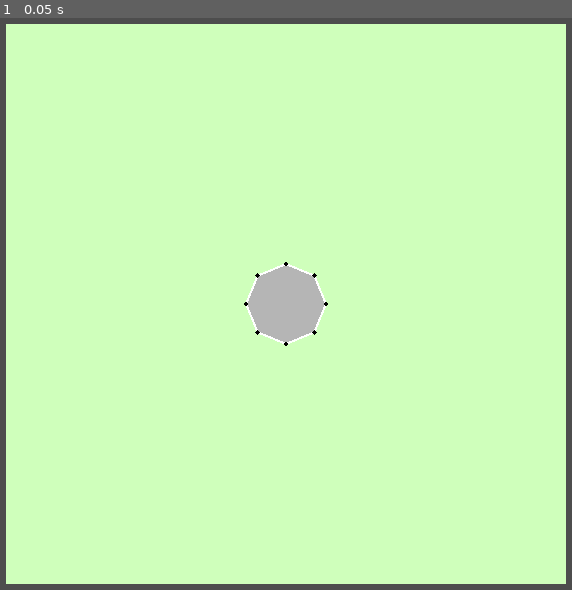
Above: before the commit, frame 1.
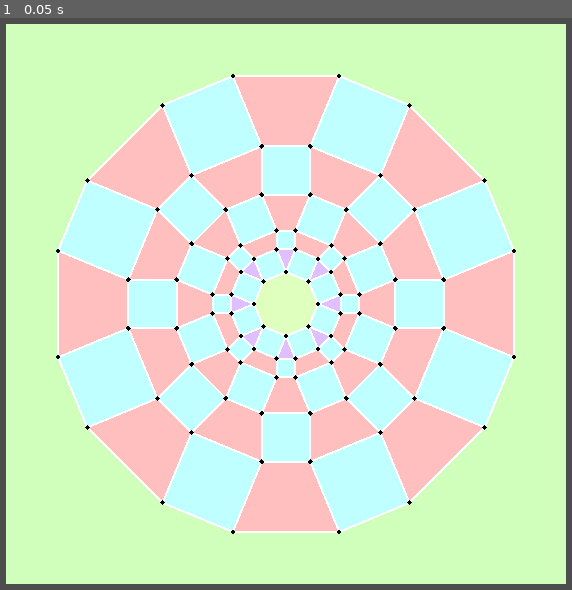
Above: after the commit, the same moment.

Repository: Pe3Hu/rangi
Game: Godot game, scene res://scene/Game.tscn
Two runs of this game, one before a commit and one after it. Both use one fixed random seed, a clock stepped at 60 frames per second and the inputs below.
Inputs:
- Up to frame 1 (0.05 s): no input

The runs differ from the first frame. In frame 1, 52% of the frame differs, in the area x 9-91%, y 9-91%.

Commit message:
update version 0.0033
1. Added class: Habitat
2. Function set_following_forest_rings development is completed
3. Forest class has been added a shape property

Diff:
--- a/scene/10/forest.gd
+++ b/scene/10/forest.gd
@@ -7,6 +7,7 @@
 func set_parent(parent_) -> void:
 	parent = parent_
 	set_vertexs()
+	update_color_based_on_forest_shape()
 	#update_color_based_on_forest_ring()
 
 
@@ -27,3 +28,27 @@
 	var v = 1
 	var color_ = Color.from_hsv(h, s, v)
 	set_color(color_)
+
+
+func update_color_based_on_forest_shape() -> void:
+	var max_h = 360.0
+	var s = 0.25
+	var v = 1
+	var h = 0
+
+	match parent.word.shape:
+		"octagon":
+			h = 90/max_h
+		"triangle":
+			h = 270/max_h
+		"square":
+			h = 180/max_h
+		"trapeze":
+			h = 0/max_h
+
+	var color_ = Color.from_hsv(h, s, v)
+	set_color(color_)
+
+
+func paint_black() -> void:
+	color = Color.BLACK
--- a/scene/10/glade.gd
+++ b/scene/10/glade.gd
@@ -13,3 +13,7 @@
 	for sequoia in parent.arr.sequoia:
 		var point = sequoia.scene.myself.position
 		add_point(point)
+
+
+func paint_black() -> void:
+	default_color = Color.BLACK
--- a/scene/10/sequoia.gd
+++ b/scene/10/sequoia.gd
@@ -23,11 +23,5 @@
 	set_polygon(vertexs)
 
 
-func update_color_based_on_terrain() -> void:
-	var max_h = 360.0
-	var s = 0.75
-	var v = 1
-	var h = parent.num.ring / (Global.num.sanctuary.ring * max_h)
-
-	var color_ = Color.from_hsv(h,s,v)
-	set_color(color_)
+func paint_black() -> void:
+	color = Color.BLACK
--- a/script/Classes_10.gd
+++ b/script/Classes_10.gd
@@ -40,7 +40,7 @@
 			angle.current = angle.step * _i
 			var input = {}
 			input.sanctuary = self
-			input.position = Vector2().from_angle(angle.current) * Global.num.size.forest.a
+			input.position = Vector2().from_angle(angle.current) * Global.num.size.forest.r
 			vec.center += input.position
 			input.ring = num.ring
 			var sequoia = Classes_10.Sequoia.new(input)
@@ -51,6 +51,7 @@
 		input.sanctuary = self
 		input.sequoias = dict.sequoia[num.ring]
 		input.ring = num.ring
+		input.shape = "octagon"
 		var forest = Classes_10.Forest.new(input)
 		dict.forest[num.ring].append(forest)
 
@@ -59,6 +60,8 @@
 		while num.ring < Global.num.size.sanctuary.ring:
 			set_next_ring()
 
+		init_forest_neighbors()
+
 
 	func set_next_ring() -> void:
 		var glades = []
@@ -68,14 +71,116 @@
 				glades.append(glade)
 
 		num.ring += 1
-		print(glades.size())
+		dict.sequoia[num.ring] = []
+		dict.forest[num.ring] = []
 
 		for glade in glades:
-			set_forest_based_on_glade(glade)
-
-
-	func set_forest_based_on_glade(glade_: Glade) -> void:
-		pass
+			set_square_based_on_glade(glade)
+
+		if num.ring == 1:
+			for sequoia in dict.sequoia[num.ring - 1]:
+				set_triangle_based_on_sequoia(sequoia)
+		else:
+			for glade in arr.glade:
+				set_trapeze_based_on_glade(glade)
+
+
+	func set_square_based_on_glade(glade_: Glade) -> void:
+		var parity = int(glade_.num.ring * 2) % 2 == 0
+		var triangle = glade_.arr.shape.has("triangle")
+		var trapeze = glade_.arr.shape.has("trapeze")
+
+		if parity and (triangle or trapeze or glade_.num.ring == 0):
+			var sequoias = {}
+			sequoias.old = glade_.arr.sequoia
+			sequoias.new = []
+
+			for _i in sequoias.old.size():
+				var datas = []
+				var _j  = (_i + 1) % sequoias.old.size()
+				var vector = sequoias.old[_i].vec.position - sequoias.old[_j].vec.position
+				var a = vector.length()
+				var angle = vector.angle()
+
+				for _l in range(-1,2,2):
+					var data = {}
+					data.angle = PI / 2 * _l + angle
+					data.vertex = Vector2.from_angle(data.angle) * a + sequoias.old[_j].vec.position
+					data.d = vec.center.distance_to(data.vertex)
+					datas.append(data)
+
+				var d = max(datas.front().d, datas.back().d)
+
+				for data in datas:
+					if data.d == d:
+						var input = {}
+						input.sanctuary = self
+						input.position = data.vertex
+						input.ring = num.ring
+						var sequoia = Classes_10.Sequoia.new(input)
+						dict.sequoia[num.ring].append(sequoia)
+						sequoias.new.append(sequoia)
+
+			sequoias.new.append_array(sequoias.old)
+			var input = {}
+			input.sanctuary = self
+			input.sequoias = sequoias.new
+			input.ring = num.ring
+			input.shape = "square"
+			var forest = Classes_10.Forest.new(input)
+			dict.forest[num.ring].append(forest)
+
+
+	func set_trapeze_based_on_glade(glade_: Glade) -> void:
+		var triangle = glade_.arr.shape.has("triangle")
+		var trapeze = glade_.arr.shape.has("trapeze")
+
+		if !triangle and !trapeze and glade_.num.ring == num.ring - 1:
+			var input = {}
+			input.sequoias = []
+			input.sequoias.append_array(glade_.arr.sequoia)
+
+			for sequoia in glade_.arr.sequoia:
+				for neighbor in sequoia.dict.neighbor:
+					if neighbor.num.ring == num.ring:
+						#neighbor.scene.myself.paint_black()
+						input.sequoias.append(neighbor)
+
+			if input.sequoias.size() == 4:
+				var sequoia = input.sequoias.pop_at(2)
+				input.sequoias.push_back(sequoia)
+				input.sanctuary = self
+				input.ring = num.ring
+				input.shape = "trapeze"
+				var forest = Classes_10.Forest.new(input)
+				dict.forest[num.ring].append(forest)
+
+
+	func set_triangle_based_on_sequoia(sequoia_: Sequoia) -> void:
+		var input = {}
+		input.sequoias = [sequoia_]
+
+		for sequoia in sequoia_.dict.neighbor:
+			if sequoia.num.ring == num.ring:
+				input.sequoias.append(sequoia)
+
+		input.sanctuary = self
+		input.ring = num.ring
+		input.shape = "triangle"
+		var forest = Classes_10.Forest.new(input)
+		dict.forest[num.ring].append(forest)
+
+
+	func init_forest_neighbors() -> void:
+		for ring in num.ring:
+			for forest in dict.forest[num.ring]:
+				for glade in forest.arr.glade:
+					pass
+
+		var forest = dict.forest[0].front()
+
+		for neighbor in forest.dict.neighbor:
+			neighbor.scene.myself.paint_black()
 
 
 #Лес forest
@@ -83,6 +188,8 @@
 	var arr = {}
 	var num = {}
 	var obj = {}
+	var dict = {}
+	var word = {}
 	var scene = {}
 
 
@@ -91,6 +198,8 @@
 		arr.sequoia.append_array(input_.sequoias)
 		obj.sanctuary = input_.sanctuary
 		num.ring = input_.ring
+		dict.neighbor = {}
+		word.shape = input_.shape
 		init_scene()
 		init_glades()
 
@@ -116,6 +225,12 @@
 				var glade = Classes_10.Glade.new(input)
 				obj.sanctuary.arr.glade.append(glade)
 				arr.glade.append(glade)
+			else:
+				var glade = arr.sequoia[_i].dict.neighbor[arr.sequoia[_j]]
+				arr.glade.append(glade)
+
+		for glade in arr.glade:
+			glade.add_shape(word.shape)
 
 
 #Поляна glade
@@ -123,6 +238,7 @@
 	var arr = {}
 	var num = {}
 	var obj = {}
+	var word = {}
 	var scene = {}
 
 
@@ -130,6 +246,7 @@
 		arr.sequoia = []
 		arr.sequoia.append_array(input_.sequoias)
 		obj.sanctuary = input_.sanctuary
+		arr.shape = []
 		update_sequoia_neighbors()
 		set_ring()
 		init_scene()
@@ -154,12 +271,15 @@
 		arr.sequoia.back().dict.neighbor[arr.sequoia.front()] = self
 
 
-
 	func set_ring() -> void:
 		num.ring = float(min(arr.sequoia.front().num.ring, arr.sequoia.back().num.ring))
 
 		if arr.sequoia.front().num.ring != arr.sequoia.back().num.ring:
 			num.ring += 0.5
+
+
+	func add_shape(shape_: String) -> void:
+		arr.shape.append(shape_)
 
 
 #Секвойя sequoia
@@ -183,3 +303,16 @@
 		scene.myself = Global.scene.sequoia.instantiate()
 		scene.myself.set_parent(self)
 		obj.sanctuary.scene.myself.get_node("Sequoia").add_child(scene.myself)
+
+
+#Ареал habitat
+class Habitat:
+	var arr = {}
+	var obj = {}
+	var dict = {}
+
+
+	func _init(input_: Dictionary) -> void:
+		arr.forest = input_.forests
+		obj.sanctuary = input_.sanctuary
+		dict.neighbor = {}
--- a/script/Global.gd
+++ b/script/Global.gd
@@ -80,11 +80,13 @@
 
 
 	num.size.sanctuary = {}
-	num.size.sanctuary.ring = 2
+	num.size.sanctuary.ring = 5
 
 	num.size.forest = {}
 	num.size.forest.n = 8
-	num.size.forest.a = 40
+	num.size.forest.r = 32
+	num.size.forest.k = 1 + sqrt(2)
+	num.size.forest.t = num.size.forest.r / sqrt(num.size.forest.k / (num.size.forest.k - 1))
 
 	num.size.sequoia = {}
 	num.size.sequoia.a = 18
